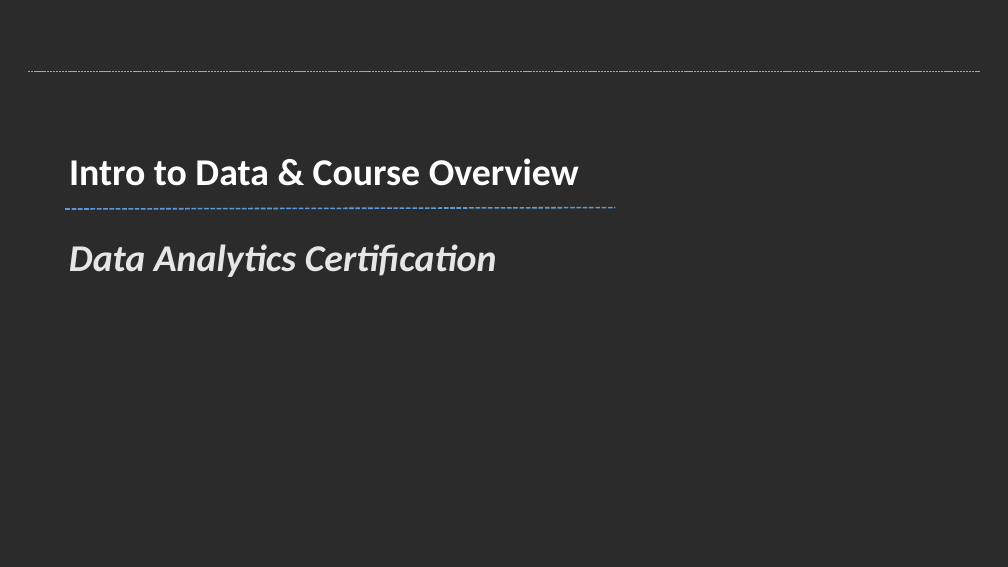
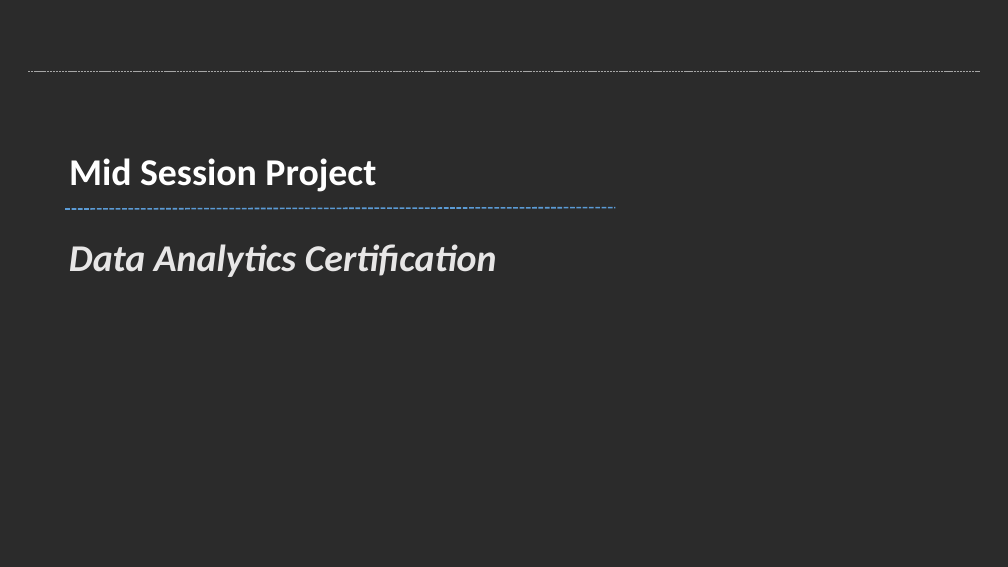
Before and after one commit to sudeepjd/Data-Analytics, a slide deck: slide 1 of Mid-Session-Project/COVID-19 Analysis BBMP.pptx. Drawn at 1008x567 pixels with LibreOffice and Linux fonts; fonts in the diff are those of the drawing; background and template pictures are left out; a plain dark background stands for a picture behind light text. Boxes give left, top, right and bottom in pixels: in the first picture for what was removed or moved away, otherwise in the second. Text is boxed around its words. In the diff, an @@ line names an element or a change of style, - is before the commit and + after.

Commit message:
Update PPT

```diff
--- a/Mid-Session-Project/COVID-19 Analysis BBMP.pptx
+++ b/Mid-Session-Project/COVID-19 Analysis BBMP.pptx
@@ title at (69, 158, 376, 192): text changed @@
-Intro to Data & Course Overview
+Mid Session Project
```
Also in this commit, not shown: 1 other slide changed, 2 slides added, 9 slides removed.
